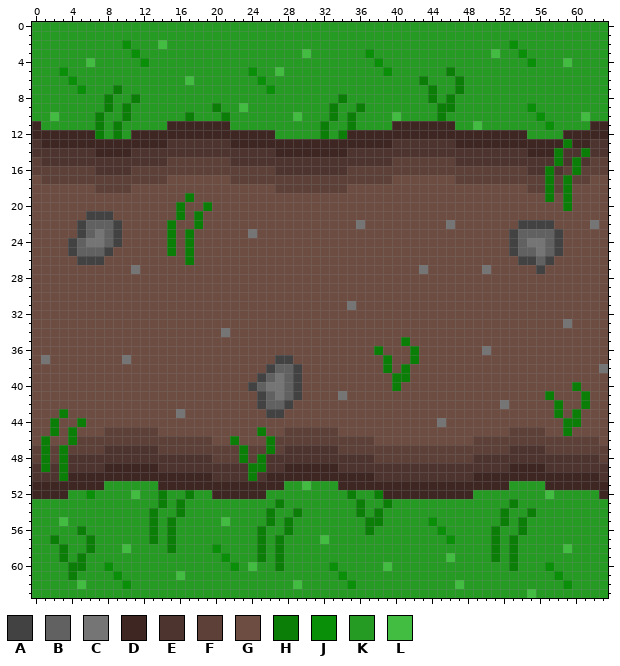
One commit to this pixel-art sprite: graphics/gras/path_l-r.png. Above, as it was before the edit.
The file is 64x64 pixels.
Palette (. is transparent): A #424242  B #616161  C #757575  D #3e2723  E #4e342e  F #5d4037  G #6d4c41  H #0a7e07  J #0a8f08  K #259b24  L #42bd41
And afterwards:
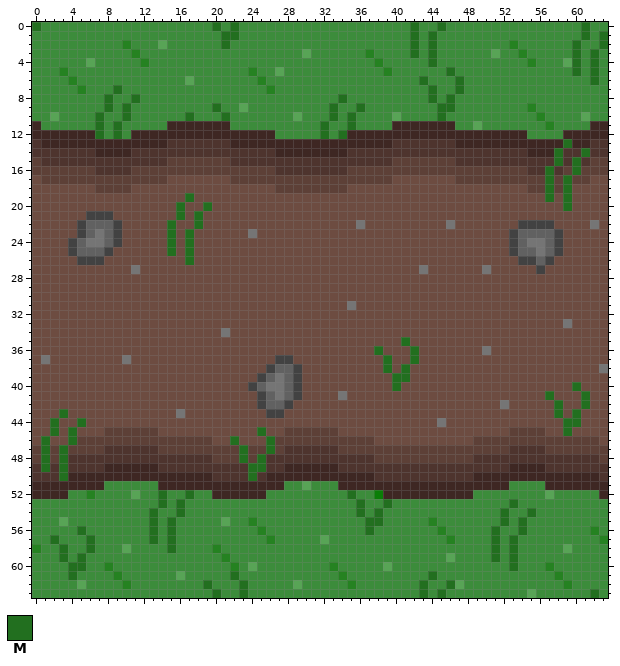
Colours new in this view: M #226f1f
Changes in this commit:
colour J: #0a8f08 -> #258221
colour K: #259b24 -> #3c8c3b
colour L: #42bd41 -> #58a456
y 0: x 0 K -> M; x 20 K -> M; x 22 K -> M; x 42 K -> M; x 45 K -> M; x 61 K -> M
y 1: x 21..22 KK -> MM; x 42 K -> M; x 44 K -> M; x 61 K -> M; x 63 K -> M
y 2: x 21 K -> M; x 42 K -> M; x 44 K -> M; x 60 K -> M; x 63 K -> M
y 3: x 42 K -> M; x 44 K -> M; x 60 K -> M; x 62 K -> M
y 4: x 44 K -> M; x 60 K -> M; x 62 K -> M
y 5: x 46 H -> M; x 60 K -> M; x 62 K -> M
y 6: x 43 H -> M; x 47 H -> M; x 62 K -> M
y 7: x 9 H -> M; x 44 H -> M; x 47 H -> M
y 8: x 8 H -> M; x 11 H -> M; x 34 H -> M; x 44 H -> M; x 46 H -> M
y 9: x 8 H -> M; x 10 H -> M; x 20 H -> M; x 33 H -> M; x 36 H -> M; x 45..46 HH -> MM
y 10: x 7 H -> M; x 10 H -> M; x 17 H -> M; x 21 H -> M; x 33 H -> M; x 35 H -> M; x 45 H -> M
y 11: x 7 H -> M; x 9 H -> M; x 32 H -> M; x 35 H -> M
y 12: x 7 H -> M; x 9 H -> M; x 32 H -> M; x 34 H -> M
y 13: x 59 H -> M
y 14: x 58 H -> M; x 61 H -> M
y 15: x 58 H -> M; x 60 H -> M
y 16: x 57 H -> M; x 60 H -> M
y 17..18: x 57 H -> M; x 59 H -> M
y 19: x 17 H -> M; x 57 H -> M; x 59 H -> M
y 20: x 16 H -> M; x 19 H -> M; x 59 H -> M
y 21: x 16 H -> M; x 18 H -> M
y 22: x 15 H -> M; x 18 H -> M
y 23..25: x 15 H -> M; x 17 H -> M
y 26: x 17 H -> M
y 35: x 41 H -> M
y 36: x 38 H -> M; x 42 H -> M
y 37: x 39 H -> M; x 42 H -> M
y 38: x 39 H -> M; x 41 H -> M
y 39: x 40..41 HH -> MM
y 40: x 40 H -> M; x 60 H -> M
y 41: x 57 H -> M; x 61 H -> M
y 42: x 58 H -> M; x 61 H -> M
y 43: x 3 H -> M; x 58 H -> M; x 60 H -> M
y 44: x 2 H -> M; x 5 H -> M; x 59..60 HH -> MM
y 45: x 2 H -> M; x 4 H -> M; x 25 H -> M; x 59 H -> M
y 46: x 1 H -> M; x 4 H -> M; x 22 H -> M; x 26 H -> M
y 47: x 1 H -> M; x 3 H -> M; x 23 H -> M; x 26 H -> M
y 48: x 1 H -> M; x 3 H -> M; x 23 H -> M; x 25 H -> M
y 49: x 1 H -> M; x 3 H -> M; x 24..25 HH -> MM
y 50: x 3 H -> M; x 24 H -> M
y 52: x 14 H -> M; x 17 H -> M; x 35 H -> M
y 53: x 14 H -> M; x 16 H -> M; x 27 H -> K; x 36 H -> M; x 39 H -> M; x 53 H -> M
y 54: x 13 H -> M; x 16 H -> M; x 26 H -> K; x 29 H -> K; x 36 H -> M; x 38 H -> M; x 52 H -> M; x 55 H -> M
y 55: x 13 H -> M; x 15 H -> M; x 24 K -> J; x 26 H -> K; x 28 H -> K; x 37..38 HH -> MM; x 52 H -> M; x 54 H -> M
y 56: x 5 H -> M; x 13 H -> M; x 15 H -> M; x 25 H -> J; x 28 H -> K; x 37 H -> M; x 51 H -> M; x 54 H -> M; x 62 K -> J
y 57: x 2 H -> M; x 6 H -> M; x 13 H -> M; x 15 H -> M; x 25..27 HKH -> KJK; x 51 H -> M; x 53 H -> M; x 63 K -> J
y 58: x 0 K -> J; x 3 H -> M; x 6 H -> M; x 15 H -> M; x 25 H -> K; x 27 H -> K; x 51 H -> M; x 53 H -> M
y 59: x 3 H -> M; x 5 H -> M; x 25 H -> K; x 27 H -> K; x 51 H -> M; x 53 H -> M
y 60: x 4..5 HH -> MM; x 27 H -> K; x 53 H -> M
y 61: x 4 H -> M; x 22 K -> M; x 44 K -> M
y 62: x 19 K -> M; x 23 K -> M; x 43 K -> M; x 46 K -> M
y 63: x 20 K -> M; x 23 K -> M; x 43 K -> M; x 45 K -> M; x 62 K -> M
Pixel boxes of the changes (left, top, right, bottom) in both pictures:
changed: (32, 22, 608, 265)
changed: (32, 337, 608, 598)
